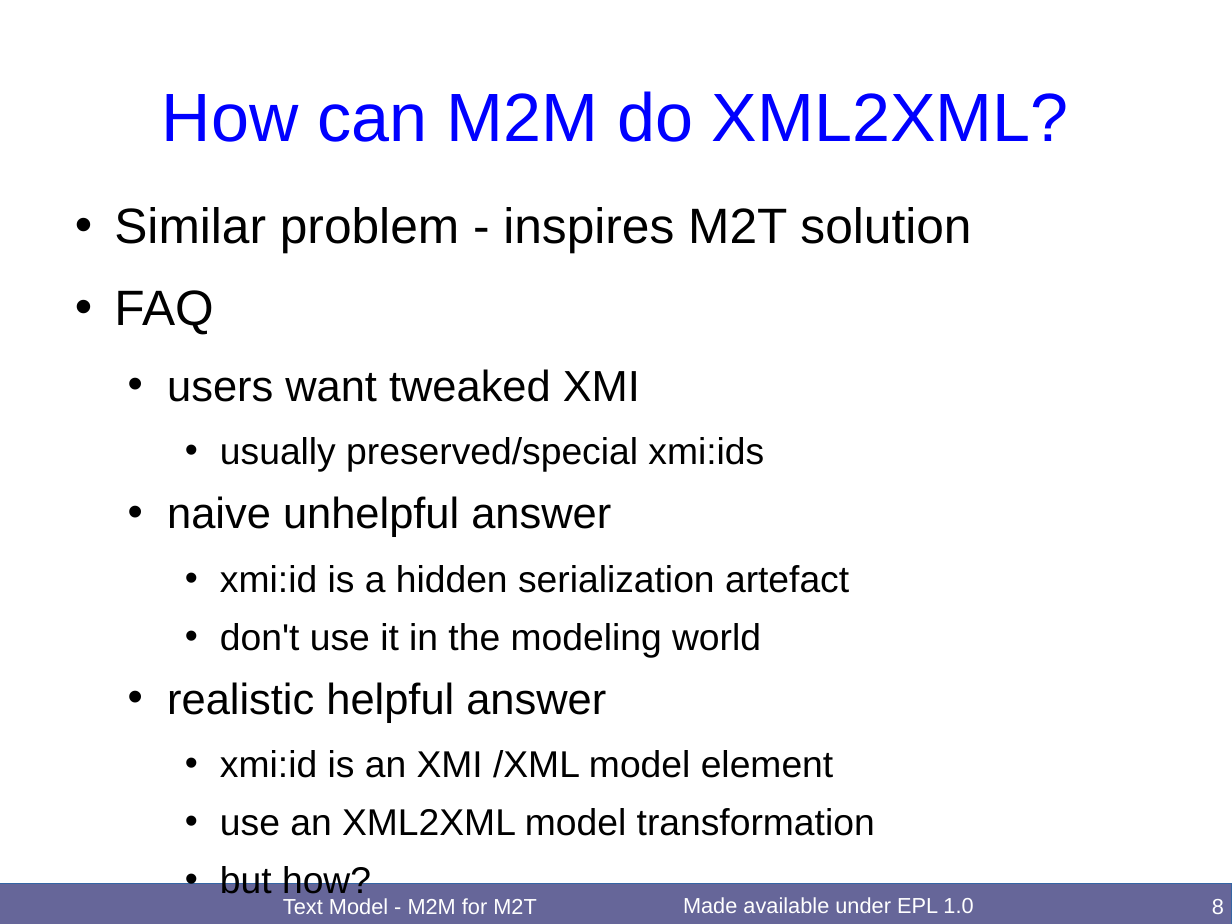
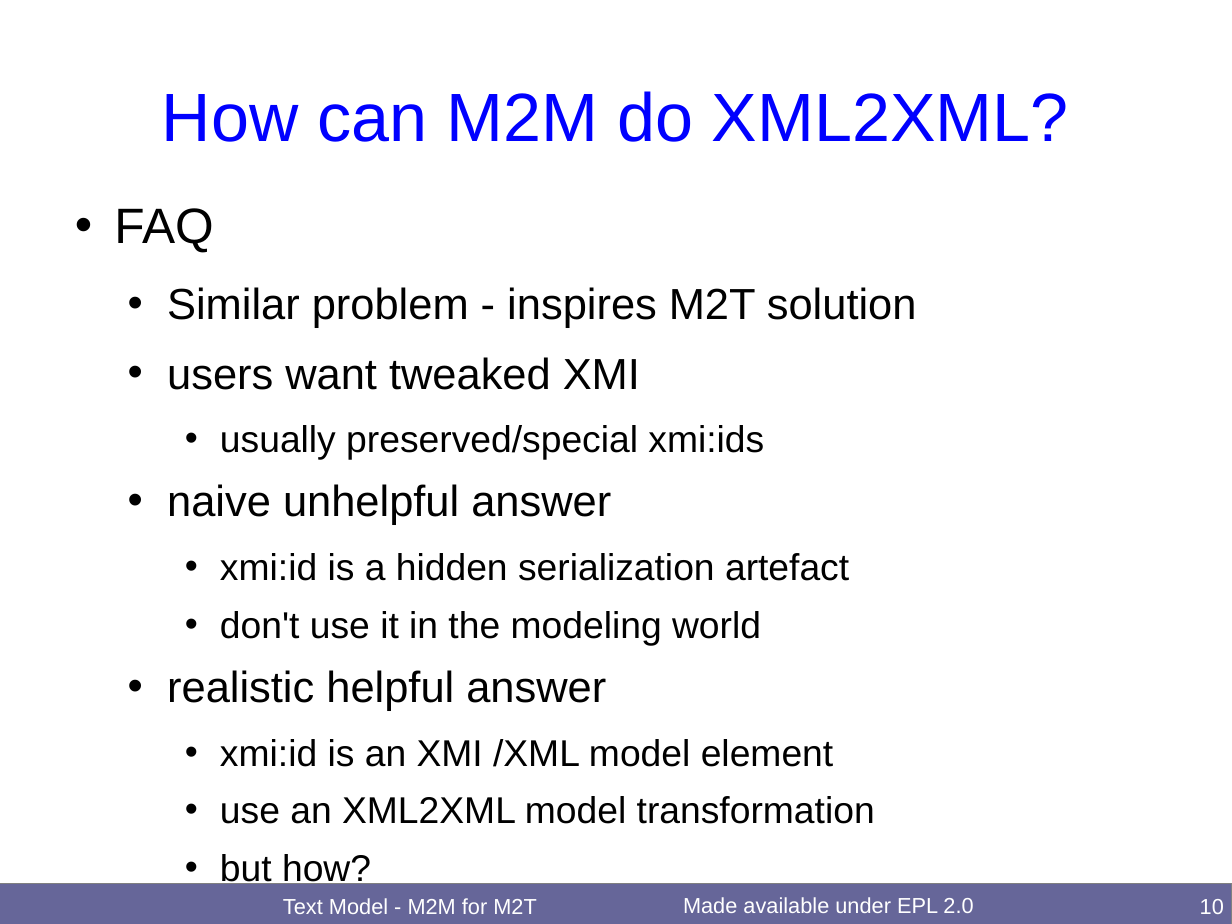
Before and after one commit to merks/mmt-website, a slide deck: slide 10 of qvt/docs/OCL2018TextM2M/TextM2M.odp (slide 8 before the commit). Drawn at 1232x924 pixels with LibreOffice and Linux fonts; fonts in the diff are those of the drawing. Boxes give left, top, right and bottom in pixels: in the first picture for what was removed or moved away, otherwise in the second. Text is boxed around its words. In the diff, an @@ line names an element or a change of style, - is before the commit and + after.

Commit message:
OCL2018 workshop Text Model - M2M for M2T actual slides

```diff
--- a/qvt/docs/OCL2018TextM2M/TextM2M.odp
+++ b/qvt/docs/OCL2018TextM2M/TextM2M.odp
@@ text at box(114, 208, 213, 253): paragraph added @@
+• FAQ
@@ text at box(114, 290, 213, 335): paragraph removed @@
-• FAQ
@@ text at box(167, 287, 917, 328): size 32 to 28 pt in "Similar problem - inspires M2T solution"; list level 1 to 2 in "Similar problem - inspires M2T ..." @@
@@ rectangle at box(0, 884, 1232, 924): outline #3465A4 0 pt to #808080 0 pt @@
@@ text at box(683, 897, 973, 913): text changed @@
-Made available under EPL 1.0
+Made available under EPL 2.0
@@ page number at box(1200, 899, 1224, 914): text changed @@
-8
+10
```
Also in this commit, not shown: 29 other slides changed.
